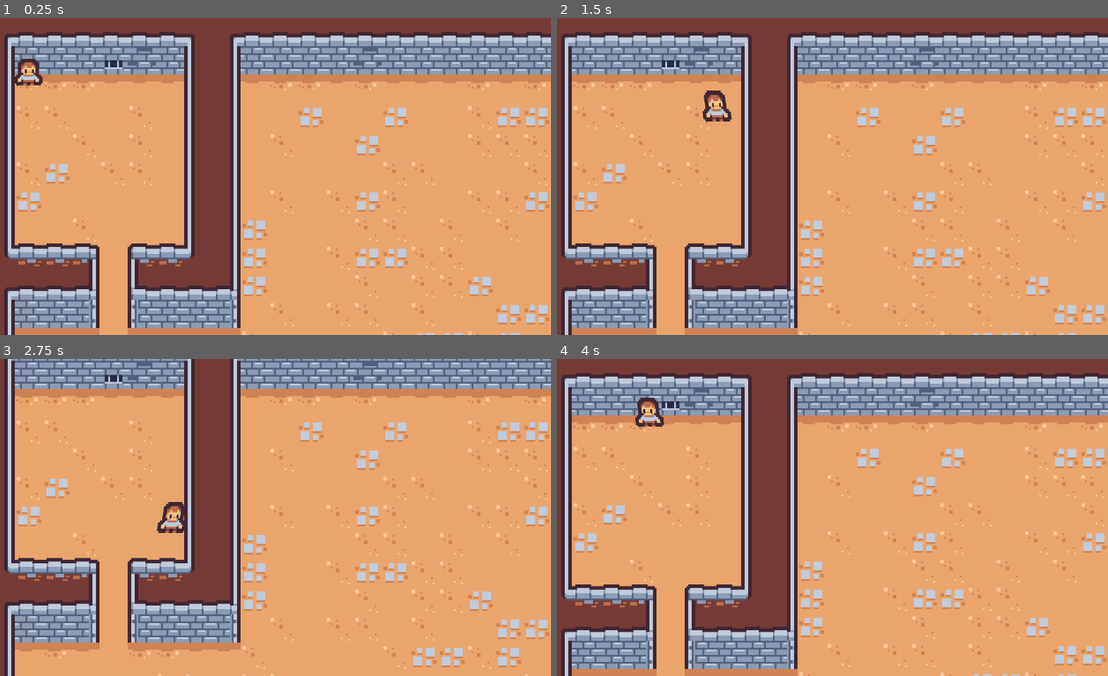
Above: before the commit, frames 1-4 (two rows, left to right).
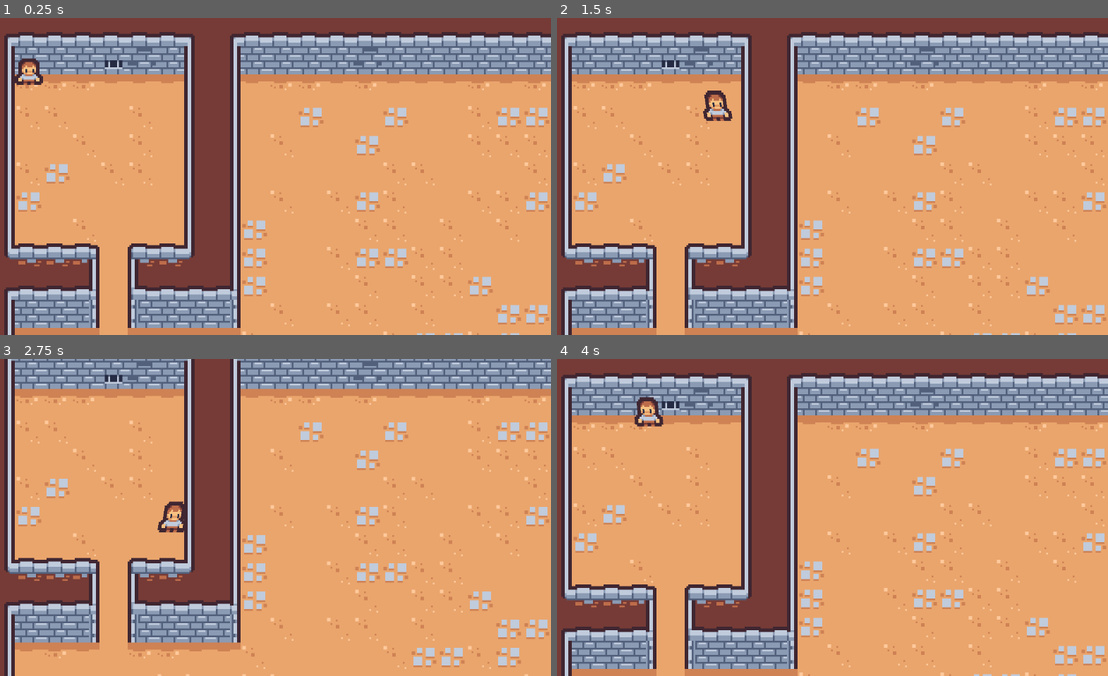
Above: after the commit, the same moments.

Repository: johnreybacal/dungeon-seo-solutions-inc
Game: Godot game, scene res://scenes/game.tscn
Two runs of this game, one before a commit and one after it. Both use one fixed random seed, a clock stepped at 60 frames per second and the inputs below.
Inputs:
- Up to frame 1 (0.25 s): no input
- Up to frame 2 (1.5 s): tap Enter at 0.5 s; hold D (move_right) 0.53-1.28 s; hold S (move_down) from 1.28 s (still down)
- Up to frame 3 (2.75 s): release S (move_down) at 2.03 s; hold D (move_right) from 2.03 s (still down)
- Up to frame 4 (4 s): release D (move_right) at 2.78 s; hold W (move_up) 2.78-3.53 s; hold A (move_left) from 3.53 s (still down)

The runs differ from the first frame. In frame 1, 0.1% of the frame differs, in the area x 2-8%, y 12-22%; in frame 2, 0.1%, in the area x 26-32%, y 22-33%; in frame 3, 0.1%; in frame 4, 0.1%.

Commit message:
adjust audio pitch in bullet time | used packed texture | move hit sfx from player to anvil

Diff:
--- /dev/null
+++ b/default_bus_layout.tres
@@ -0,0 +1,14 @@
+[gd_resource type="AudioBusLayout" load_steps=2 format=3 uid="uid://0sfroeeq66b6"]
+
+[sub_resource type="AudioEffectPitchShift" id="AudioEffectPitchShift_j3pel"]
+resource_name = "PitchShift"
+
+[resource]
+bus/0/effect/0/effect = SubResource("AudioEffectPitchShift_j3pel")
+bus/0/effect/0/enabled = true
+bus/1/name = &"SFX"
+bus/1/solo = false
+bus/1/mute = false
+bus/1/bypass_fx = false
+bus/1/volume_db = 0.0
+bus/1/send = &"Master"
--- a/resources/dungeon.tres
+++ b/resources/dungeon.tres
@@ -4,7 +4,6 @@
 
 [sub_resource type="TileSetAtlasSource" id="TileSetAtlasSource_fxoed"]
 texture = ExtResource("1_wki70")
-separation = Vector2i(1, 1)
 0:0/0 = 0
 0:0/0/terrain_set = 0
 0:0/0/terrain = 0
--- a/scenes/anvil_trap.tscn
+++ b/scenes/anvil_trap.tscn
@@ -1,11 +1,99 @@
-[gd_scene load_steps=8 format=3 uid="uid://c4iak5w10ggvc"]
+[gd_scene load_steps=9 format=3 uid="uid://c4iak5w10ggvc"]
 
 [ext_resource type="Script" uid="uid://cwgaun7va8agv" path="res://scripts/anvil_trap.gd" id="1_1jrl2"]
 [ext_resource type="Texture2D" uid="uid://bduwm0pobhefb" path="res://assets/sprites/dungeon.png" id="1_1ly65"]
-[ext_resource type="AudioStream" uid="uid://btdmus7ibgqjk" path="res://assets/sfx/fall.ogg" id="3_jmml4"]
+[ext_resource type="AudioStream" uid="uid://dacoy8tl2yg4d" path="res://assets/sfx/fall.mp3" id="3_jmml4"]
+[ext_resource type="AudioStream" uid="uid://b7l8vmpjgwp5f" path="res://assets/sfx/hurt.ogg" id="4_sjmsj"]
 
 [sub_resource type="RectangleShape2D" id="RectangleShape2D_1ly65"]
-size = Vector2(13, 10)
+size = Vector2(16, 16)
+
+[sub_resource type="Animation" id="Animation_jmml4"]
+length = 0.001
+tracks/0/type = "value"
+tracks/0/imported = false
+tracks/0/enabled = true
+tracks/0/path = NodePath("Sprite2D:position")
+tracks/0/interp = 1
+tracks/0/loop_wrap = true
+tracks/0/keys = {
+"times": PackedFloat32Array(0),
+"transitions": PackedFloat32Array(1),
+"update": 0,
+"values": [Vector2(0, 0)]
+}
+tracks/1/type = "value"
+tracks/1/imported = false
+tracks/1/enabled = true
+tracks/1/path = NodePath("Shadow:scale")
+tracks/1/interp = 1
+tracks/1/loop_wrap = true
+tracks/1/keys = {
+"times": PackedFloat32Array(0),
+"transitions": PackedFloat32Array(1),
+"update": 0,
+"values": [Vector2(1, 1)]
+}
+tracks/2/type = "value"
+tracks/2/imported = false
+tracks/2/enabled = true
+tracks/2/path = NodePath("Sprite2D:scale")
+tracks/2/interp = 1
+tracks/2/loop_wrap = true
+tracks/2/keys = {
+"times": PackedFloat32Array(0),
+"transitions": PackedFloat32Array(1),
+"update": 0,
+"values": [Vector2(2, 2)]
+}
+tracks/3/type = "value"
+tracks/3/imported = false
+tracks/3/enabled = true
+tracks/3/path = NodePath("Shadow:modulate")
+tracks/3/interp = 1
+tracks/3/loop_wrap = true
+tracks/3/keys = {
+"times": PackedFloat32Array(0),
+"transitions": PackedFloat32Array(1),
+"update": 0,
+"values": [Color(0, 0, 0, 0.39215687)]
+}
+tracks/4/type = "value"
+tracks/4/imported = false
+tracks/4/enabled = true
+tracks/4/path = NodePath("CollisionShape2D:disabled")
+tracks/4/interp = 1
+tracks/4/loop_wrap = true
+tracks/4/keys = {
+"times": PackedFloat32Array(0),
+"transitions": PackedFloat32Array(1),
+"update": 1,
+"values": [true]
+}
+tracks/5/type = "value"
+tracks/5/imported = false
+tracks/5/enabled = true
+tracks/5/path = NodePath("Sprite2D:modulate")
+tracks/5/interp = 1
+tracks/5/loop_wrap = true
+tracks/5/keys = {
+"times": PackedFloat32Array(0),
+"transitions": PackedFloat32Array(1),
+"update": 0,
+"values": [Color(1, 1, 1, 0)]
+}
+tracks/6/type = "value"
+tracks/6/imported = false
+tracks/6/enabled = true
+tracks/6/path = NodePath("SFX/Hit:playing")
+tracks/6/interp = 1
+tracks/6/loop_wrap = true
+tracks/6/keys = {
+"times": PackedFloat32Array(0),
+"transitions": PackedFloat32Array(1),
+"update": 1,
+"values": [false]
+}
 
 [sub_resource type="Animation" id="Animation_1jrl2"]
 resource_name = "fall"
@@ -20,7 +108,7 @@
 "times": PackedFloat32Array(0, 0.2),
 "transitions": PackedFloat32Array(1, 1),
 "update": 0,
-"values": [Vector2(0, -40), Vector2(0, 0)]
+"values": [Vector2(0, -50), Vector2(0, 0)]
 }
 tracks/1/type = "value"
 tracks/1/imported = false
@@ -32,7 +120,7 @@
 "times": PackedFloat32Array(0, 0.2),
 "transitions": PackedFloat32Array(1, 1),
 "update": 0,
-"values": [Vector2(2, 2), Vector2(1, 1)]
+"values": [Vector2(2.5, 2.5), Vector2(1, 1)]
 }
 tracks/2/type = "value"
 tracks/2/imported = false
@@ -44,7 +132,7 @@
 "times": PackedFloat32Array(0, 0.2),
 "transitions": PackedFloat32Array(1, 1),
 "update": 0,
-"values": [Vector2(2, 2), Vector2(1, 1)]
+"values": [Vector2(2.5, 2.5), Vector2(1, 1)]
 }
 tracks/3/type = "value"
 tracks/3/imported = false
@@ -82,80 +170,17 @@
 "update": 0,
 "values": [Color(1, 1, 1, 0), Color(1, 1, 1, 1), Color(1, 1, 1, 1), Color(1, 1, 1, 0)]
 }
-
-[sub_resource type="Animation" id="Animation_jmml4"]
-length = 0.001
-tracks/0/type = "value"
-tracks/0/imported = false
-tracks/0/enabled = true
-tracks/0/path = NodePath("Sprite2D:position")
-tracks/0/interp = 1
-tracks/0/loop_wrap = true
-tracks/0/keys = {
-"times": PackedFloat32Array(0),
-"transitions": PackedFloat32Array(1),
-"update": 0,
-"values": [Vector2(0, 0)]
-}
-tracks/1/type = "value"
-tracks/1/imported = false
-tracks/1/enabled = true
-tracks/1/path = NodePath("Shadow:scale")
-tracks/1/interp = 1
-tracks/1/loop_wrap = true
-tracks/1/keys = {
-"times": PackedFloat32Array(0),
-"transitions": PackedFloat32Array(1),
-"update": 0,
-"values": [Vector2(1, 1)]
-}
-tracks/2/type = "value"
-tracks/2/imported = false
-tracks/2/enabled = true
-tracks/2/path = NodePath("Sprite2D:scale")
-tracks/2/interp = 1
-tracks/2/loop_wrap = true
-tracks/2/keys = {
-"times": PackedFloat32Array(0),
-"transitions": PackedFloat32Array(1),
-"update": 0,
-"values": [Vector2(2, 2)]
-}
-tracks/3/type = "value"
-tracks/3/imported = false
-tracks/3/enabled = true
-tracks/3/path = NodePath("Shadow:modulate")
-tracks/3/interp = 1
-tracks/3/loop_wrap = true
-tracks/3/keys = {
-"times": PackedFloat32Array(0),
-"transitions": PackedFloat32Array(1),
-"update": 0,
-"values": [Color(0, 0, 0, 0.39215687)]
-}
-tracks/4/type = "value"
-tracks/4/imported = false
-tracks/4/enabled = true
-tracks/4/path = NodePath("CollisionShape2D:disabled")
-tracks/4/interp = 1
-tracks/4/loop_wrap = true
-tracks/4/keys = {
-"times": PackedFloat32Array(0),
-"transitions": PackedFloat32Array(1),
-"update": 1,
-"values": [true]
-}
-tracks/5/type = "value"
-tracks/5/imported = false
-tracks/5/enabled = true
-tracks/5/path = NodePath("Sprite2D:modulate")
-tracks/5/interp = 1
-tracks/5/loop_wrap = true
-tracks/5/keys = {
-"times": PackedFloat32Array(0),
-"transitions": PackedFloat32Array(1),
-"update": 0,
-"values": [Color(1, 1, 1, 0)]
+tracks/6/type = "value"
+tracks/6/imported = false
+tracks/6/enabled = true
+tracks/6/path = NodePath("SFX/Hit:playing")
+tracks/6/interp = 1
+tracks/6/loop_wrap = true
+tracks/6/keys = {
+"times": PackedFloat32Array(0, 0.2),
+"transitions": PackedFloat32Array(1, 1),
+"update": 1,
+"values": [false, true]
 }
 
 [sub_resource type="AnimationLibrary" id="AnimationLibrary_sjmsj"]
@@ -165,10 +190,10 @@
 }
 
 [node name="AnvilTrap" type="Area2D"]
+z_index = 7
 script = ExtResource("1_1jrl2")
 
 [node name="CollisionShape2D" type="CollisionShape2D" parent="."]
-position = Vector2(-0.5, 2)
 shape = SubResource("RectangleShape2D_1ly65")
 disabled = true
 
@@ -188,15 +213,24 @@
 vframes = 11
 frame = 74
 
-[node name="Sfx" type="AudioStreamPlayer" parent="."]
-stream = ExtResource("3_jmml4")
-autoplay = true
-
 [node name="AnimationPlayer" type="AnimationPlayer" parent="."]
 libraries = {
 &"": SubResource("AnimationLibrary_sjmsj")
 }
 autoplay = "fall"
 
+[node name="SFX" type="Node2D" parent="."]
+
+[node name="Fall" type="AudioStreamPlayer" parent="SFX"]
+stream = ExtResource("3_jmml4")
+pitch_scale = 1.75
+autoplay = true
+bus = &"SFX"
+
+[node name="Hit" type="AudioStreamPlayer" parent="SFX"]
+stream = ExtResource("4_sjmsj")
+volume_db = -5.0
+bus = &"SFX"
+
 [connection signal="body_entered" from="." to="." method="_on_body_entered"]
 [connection signal="animation_finished" from="AnimationPlayer" to="." method="_on_animation_player_animation_finished"]
--- a/scenes/player.tscn
+++ b/scenes/player.tscn
@@ -1,9 +1,8 @@
-[gd_scene load_steps=10 format=3 uid="uid://dsdf5hsph7obg"]
+[gd_scene load_steps=9 format=3 uid="uid://dsdf5hsph7obg"]
 
 [ext_resource type="Texture2D" uid="uid://bduwm0pobhefb" path="res://assets/sprites/dungeon.png" id="1_3vyb7"]
 [ext_resource type="Script" uid="uid://coxfdn52kikch" path="res://scripts/player.gd" id="1_g2els"]
 [ext_resource type="AudioStream" uid="uid://bsf1jppthocdy" path="res://assets/sfx/move.ogg" id="3_qhqgy"]
-[ext_resource type="AudioStream" uid="uid://b7l8vmpjgwp5f" path="res://assets/sfx/hurt.ogg" id="4_dqkch"]
 
 [sub_resource type="Animation" id="Animation_qhqgy"]
 length = 0.001
@@ -181,6 +180,7 @@
 radius = 4.0
 
 [node name="Player" type="CharacterBody2D"]
+z_index = 5
 motion_mode = 1
 script = ExtResource("1_g2els")
 
@@ -210,10 +210,8 @@
 
 [node name="SFX" type="Node2D" parent="."]
 
-[node name="Hurt" type="AudioStreamPlayer" parent="SFX"]
-stream = ExtResource("4_dqkch")
-
 [node name="Walk" type="AudioStreamPlayer" parent="SFX"]
 volume_db = -10.0
+bus = &"SFX"
 
 [connection signal="body_entered" from="TriggerArea" to="." method="_on_trigger_area_body_entered"]
--- a/scripts/game_manager.gd
+++ b/scripts/game_manager.gd
@@ -11,9 +11,13 @@
 var last_trap_cooldown: float
 var bullet_timer: float = 0
 
+var audio_pitch_shift: AudioEffectPitchShift
+
 func _ready() -> void:
     _draw_dungeon()
     player.triggered.connect(_on_tile_triggered)
+    audio_pitch_shift = AudioServer.get_bus_effect(AudioServer.get_bus_index("Master"), 0)
+
 
 func _physics_process(delta: float) -> void:
     if not player.is_dying:
@@ -22,10 +26,12 @@
         last_trap_cooldown -= delta
     if bullet_timer > 0:
         Engine.time_scale = 0.05
+        audio_pitch_shift.pitch_scale = 0.05
         bullet_timer -= delta
         camera.zoom = camera.zoom.move_toward(Vector2(8, 8), delta * 100)
     else:
         Engine.time_scale = 1
+        audio_pitch_shift.pitch_scale = 1
         camera.zoom = camera.zoom.move_toward(Vector2(4, 4), delta * 10)
 
 func _draw_dungeon():
@@ -145,7 +151,7 @@
             # Retrigger / Trap cooldown
             return
         last_trap_triggered = coords
-        last_trap_cooldown = 2
+        last_trap_cooldown = 3
         var anvil: AnvilTrap = anvil_trap.instantiate()
         anvil.position = trap_position
         anvil.player_hit.connect(_on_player_hit)
--- a/scripts/player.gd
+++ b/scripts/player.gd
@@ -6,8 +6,6 @@
 var dying_rotation: float
 @onready var sprite_2d: Sprite2D = $Sprite2D
 @onready var animation_player: AnimationPlayer = $AnimationPlayer
-@onready var hurt_sfx: AudioStreamPlayer = $SFX/Hurt
-
 
 signal triggered()
 
@@ -45,7 +43,6 @@
     triggered.emit()
 
 func die(source_position: Vector2):
-    hurt_sfx.play()
     var x = randf_range(0, -100 if source_position.x > position.x else 100)
     velocity = Vector2(x, -200)
     dying_rotation = deg_to_rad(-10) if x < 0 else deg_to_rad(10)
Not shown, added: assets/sfx/fall.mp3.import
Not shown, removed: assets/sfx/fall.ogg.import
Binary file changed: assets/sprites/dungeon.png
Not shown, changed: README.md
Not shown, added: assets/sfx/fall.mp3
Not shown, removed: assets/sfx/fall.ogg
